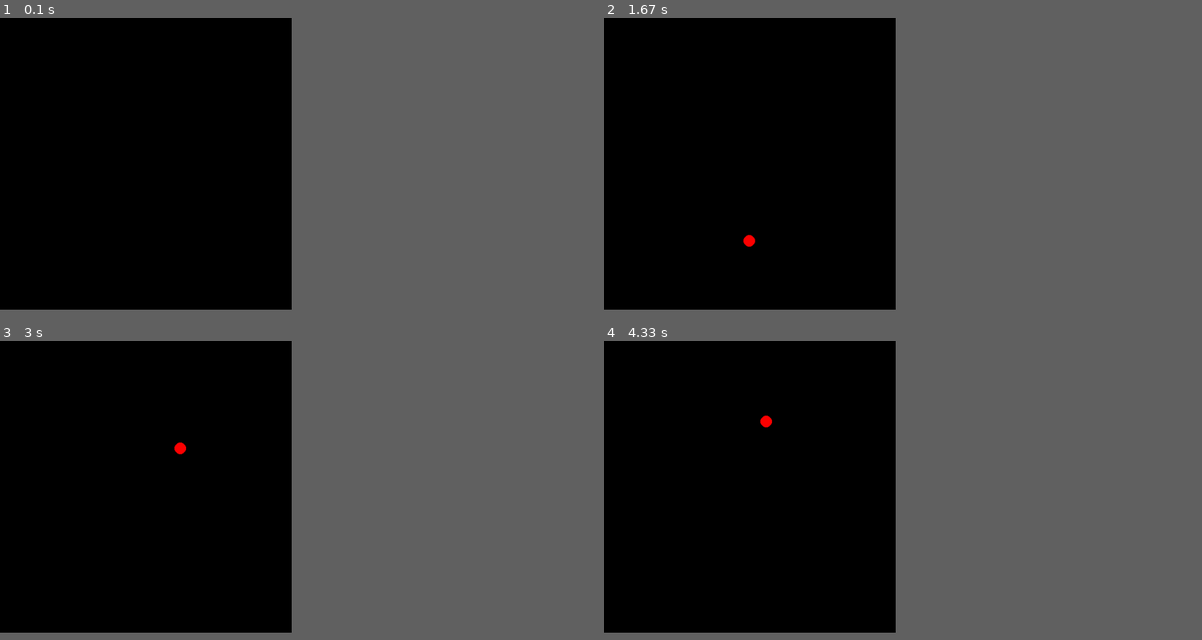
Above: before the commit, frames 1-4 (two rows, left to right).
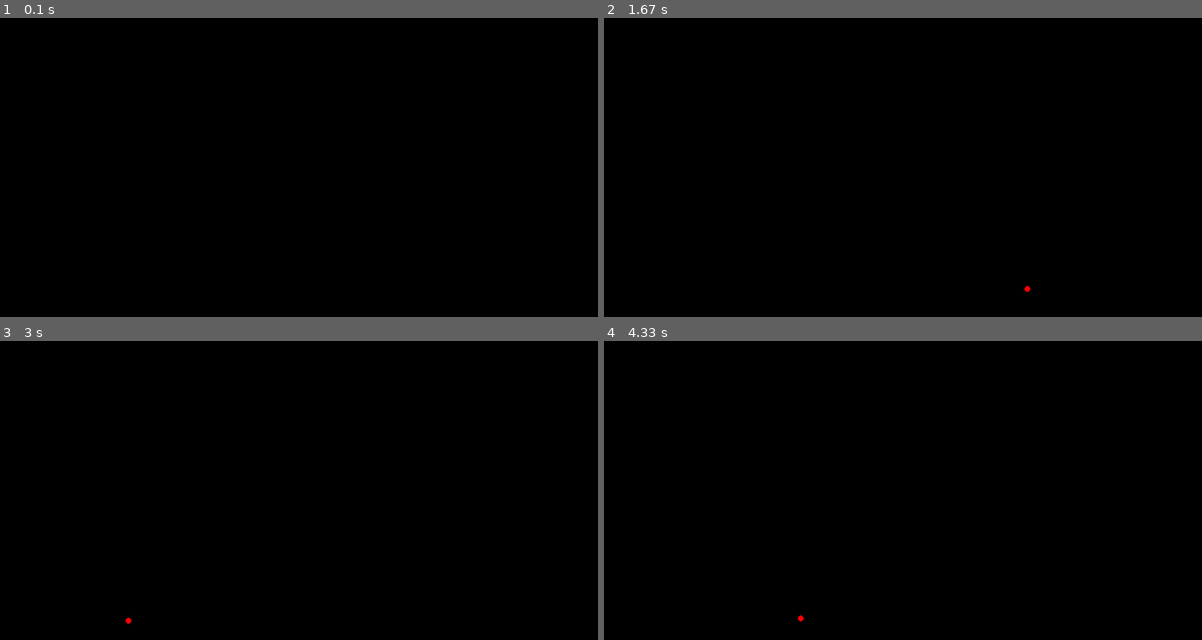
Above: after the commit, the same moments.

Repository: ras-2004-shaikh/Pygames
Game: pygame game, started from test1.py
The game is run twice, just before and just after one commit, with the same random seed, the same clock (stepped at 60 frames per second) and the same inputs.
Inputs:
- Up to frame 1 (0.1 s): no input
- Up to frame 2 (1.67 s): hold Right 0.33-0.8 s; hold Up 0.83-1.13 s; tap Space at 0.9, 1.23, 1.53 s; hold Right 1.17-1.63 s
- Up to frame 3 (3 s): hold Left 1.67-2.2 s; tap Space at 1.73, 2.03, 2.3, 2.63, 2.93 s; hold Down 2.23-2.53 s; hold Left 2.57-2.97 s
- Up to frame 4 (4.33 s): hold Up 3-3.37 s; tap Space at 3.07, 3.47, 3.77, 4.13 s; hold Right 3.4-4.03 s; tap B at 3.55 s; hold Down from 4.07 s (still down)
In our replay, the window is 439x439 before the commit and 900x450 after it. These sizes can differ from the game's own. Grey fills any space a smaller window leaves; there, only what the larger window draws over its background counts as a difference.

The runs differ from the first frame. In frame 1, only the window size differs. In frame 2, less than 0.1% of the frame differs, in the area x 23-72%, y 72-92%; in frame 3, less than 0.1%; in frame 4, less than 0.1%.

Commit message:
Update test1.py
Added additional stuff. Like now you can resize the screen and the ball by changing wd,r ,he. Set r=5 it's really cute

Diff:
--- a/test1.py
+++ b/test1.py
@@ -1,12 +1,11 @@
 import pygame
-
-win = pygame.display.set_mode((500,500))
+wd=1024
+he=512
+win = pygame.display.set_mode((wd,he))
 pygame.display.set_caption("Second Game")
 pygame.init()
 run=True
-x=50
-y=450
-r=10
+r=5
 ax=0
 ay=0.001
 vx=0
@@ -15,6 +14,8 @@
 ry=0
 e=1
 m=0
+x=r+50
+y=he-r-50
 p=pygame.time.get_ticks()
 print(p)
 pygame.time.delay(100)
@@ -23,7 +24,6 @@
     m=pygame.time.get_ticks()
     dt=m-p
     p=pygame.time.get_ticks()
-    print(dt)
     pygame.time.delay(10)
     for event in pygame.event.get():
         if event.type == pygame.QUIT:
@@ -31,7 +31,7 @@
         if event.type == pygame.KEYDOWN:
             k2 = pygame.key.get_pressed()
             if k2[pygame.K_UP]:
-                vy -= 0.5
+                vy -= 0.25
             elif k2[pygame.K_DOWN]:
                 if vy<0:vy=0
             if k2[pygame.K_SPACE]:
@@ -39,33 +39,33 @@
                 vx*=1.05
     keys = pygame.key.get_pressed()
     if keys[pygame.K_LEFT]:
-        ax=-0.005
+        ax=-0.002
     if keys[pygame.K_RIGHT]:
-        ax=+0.005
+        ax=+0.002
     if keys[pygame.K_LEFT] and keys[pygame.K_RIGHT]:
         ax=0
     if (not keys[pygame.K_LEFT]) and (not keys[pygame.K_RIGHT]):
         ax=0
     if keys[pygame.K_b]:
         ax = -vx/300
-    rx=-vx/500
-    ry=-vy/500
+    rx=-vx/600
+    ry=-vy/600
     vx+=ax*dt #+ rx*dt
     vy+=ay*dt #+ ry*dt
     x+=vx*dt
     y+=vy*dt
-    if y>=490 and vy > 0:
-        y=490
+    if y>=he-r and vy > 0:
+        y=he-r
         vy=-vy*e
-    if y<=10:
+    if y<=r:
         vy=-vy*e
-        y=10
-    if x<=10:
+        y=r
+    if x<=r:
         vx=-vx*e
-        x=10
-    if x>=490:
+        x=r
+    if x>=wd-r:
         vx=-vx*e
-        x = 490
+        x = wd-r
     win.fill((0,0,0))
     pygame.draw.circle(win,(255,0,0), (x,y),r)
     print(x,y)
